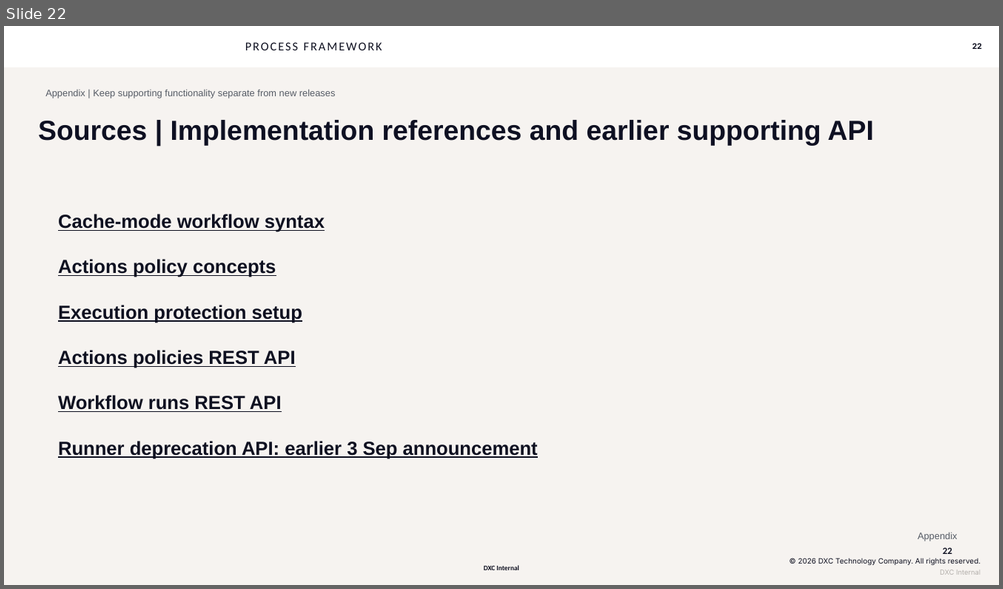
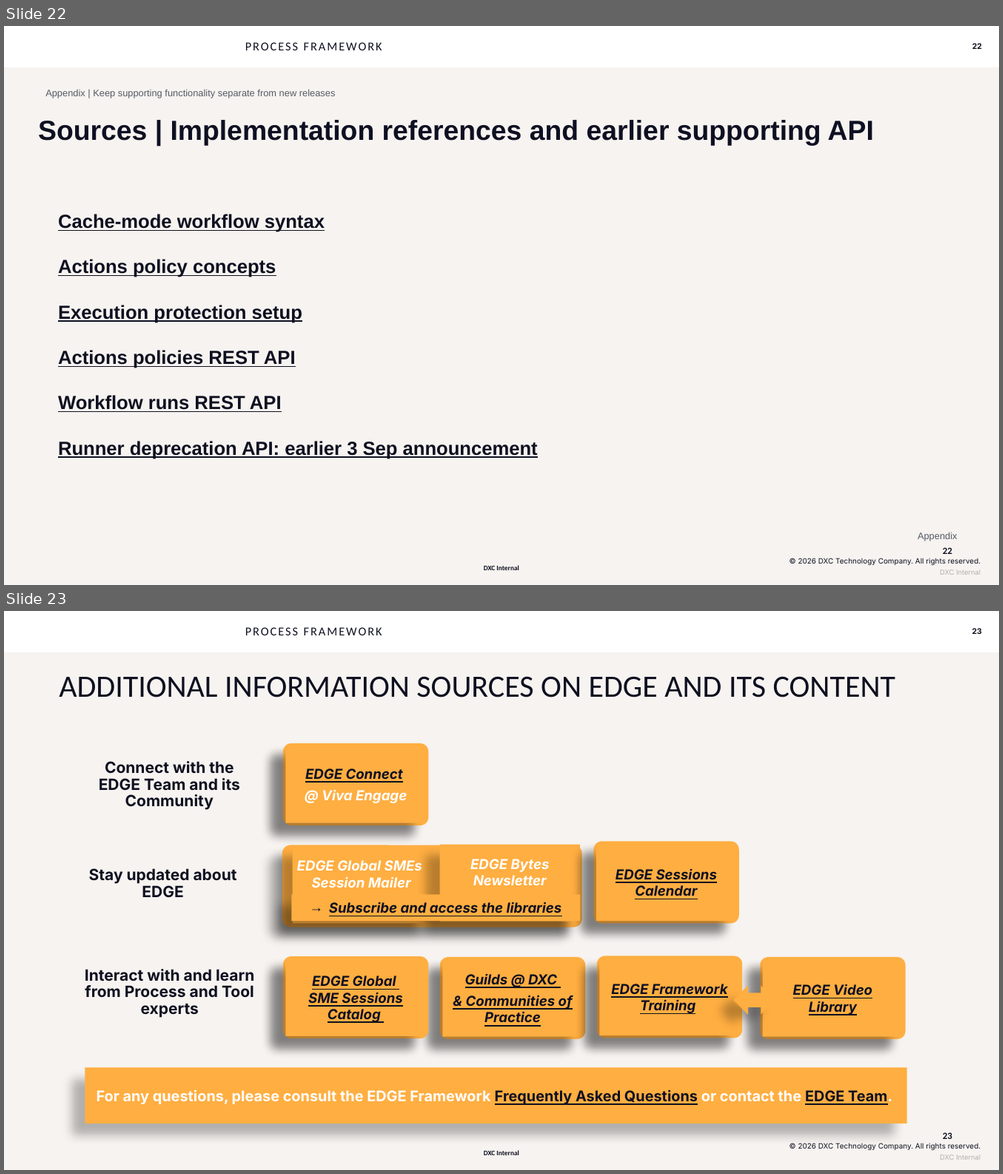
Before and after one commit to seandorsett/dxc-actions-office-hour, a slide deck: dxc-actions-office-hour-2026-10-13.pptx. Shown one above the other, each under a label of ours: slide 22 before the commit, slides 22 and 23 after it. The pictures are 1003x589 and 1003x1174 pixels, drawn with LibreOffice and Linux fonts; fonts in the diff are those of the drawing; background and template pictures are left out. Boxes give left, top, right and bottom in pixels: in the first picture for what was removed or moved away, otherwise in the second. Text is boxed around its words. In the diff, an @@ line names an element or a change of style, - is before the commit and + after.

```diff
--- a/dxc-actions-office-hour-2026-10-13.pptx
+++ b/dxc-actions-office-hour-2026-10-13.pptx
@@ slide 23 added at box(4, 611, 999, 1170), background picture (left out); not listed: 7 template elements that a slide beside it also shows @@
@@ title added at box(59, 676, 895, 698), 36 pt, text #0E1020 @@
+ADDITIONAL INFORMATION SOURCES ON EDGE AND ITS CONTENT
@@ rounded rectangle added at box(283, 743, 429, 826), fill #FFAE41 @@
@@ text added at box(99, 761, 240, 810), 18 pt, text #0E1020, bold @@
+Connect with the EDGE Team and its Community
@@ rectangle added at box(286, 746, 426, 823), fill #FFAE41, 16 pt, text #0E1020, bold, italic, underline @@
+EDGE Connect
+@ Viva Engage
@@ rounded rectangle added at box(282, 846, 581, 928), fill #FFAE41 @@
@@ rectangle added at box(293, 846, 430, 924), fill #FFAE41, 16 pt, text #FFFFFF, bold, italic @@
+EDGE Global SMEs
+Session Mailer
@@ rectangle added at box(440, 845, 580, 922), fill #FFAE41, 16 pt, text #FFFFFF, bold, italic @@
+EDGE Bytes Newsletter
@@ rounded rectangle added at box(593, 842, 739, 924), fill #FFAE41 @@
@@ rectangle added at box(596, 844, 737, 921), fill #FFAE41, 16 pt, text #0E1020, bold, italic, underline @@
+EDGE Sessions Calendar
@@ text added at box(89, 869, 237, 897), 18 pt, text #0E1020, bold @@
+Stay updated about EDGE
@@ rectangle added at box(291, 894, 580, 921), fill #FFAE41, 16 pt, text #0E1020, bold, italic, underline @@
+→ Subscribe and access the libraries
@@ rounded rectangle added at box(283, 957, 429, 1039), fill #FFAE41 @@
@@ rectangle added at box(286, 959, 426, 1037), fill #FFAE41, 16 pt, text #0E1020, bold, italic, underline @@
+EDGE Global
+SME Sessions Catalog
@@ rounded rectangle added at box(440, 957, 585, 1039), fill #FFAE41 @@
@@ rectangle added at box(442, 960, 583, 1037), fill #FFAE41, 16 pt, text #0E1020, bold, italic, underline @@
+Guilds @ DXC
+& Communities of Practice
@@ rounded rectangle added at box(597, 956, 742, 1038), fill #FFAE41 @@
@@ rectangle added at box(600, 959, 740, 1036), fill #FFAE41, 16 pt, text #0E1020, bold, italic, underline @@
+EDGE Framework Training
@@ rounded rectangle added at box(760, 957, 905, 1039), fill #FFAE41 @@
@@ rectangle added at box(762, 960, 903, 1037), fill #FFAE41, 16 pt, text #0E1020, bold, italic, underline @@
+EDGE Video Library
@@ text added at box(85, 969, 254, 1018), 18 pt, text #0E1020, bold @@
+Interact with and learn from Process and Tool experts
@@ up down arrow added at box(733, 986, 774, 1015), fill #FFAE41 @@
@@ rectangle added at box(85, 1068, 907, 1124), fill #FFAE41, 17 pt, text #FFFFFF, bold @@
+For any questions, please consult the EDGE Framework Frequently Asked Questions or contact the EDGE Team.
```
Also in this commit, not shown: 8 slides changed.
